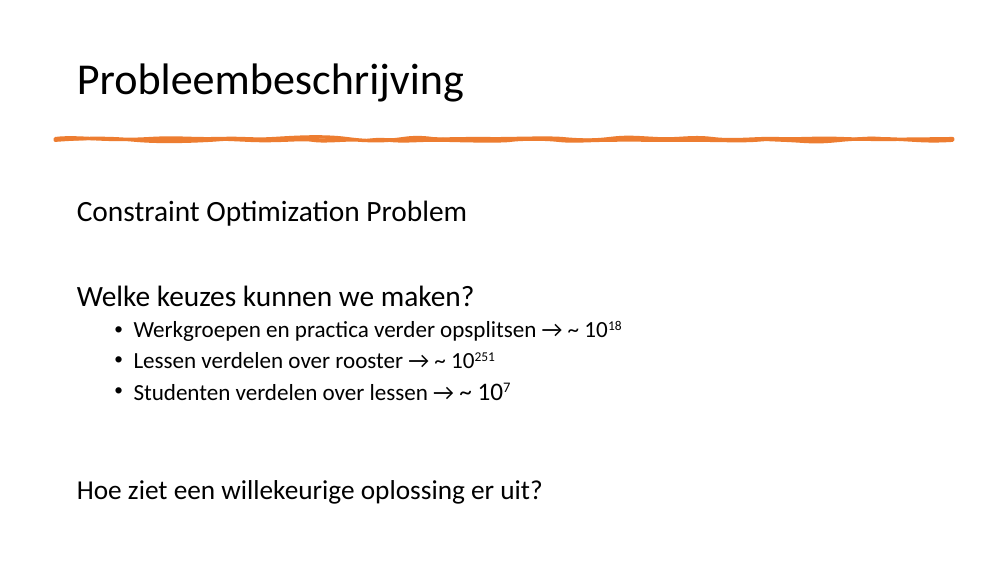
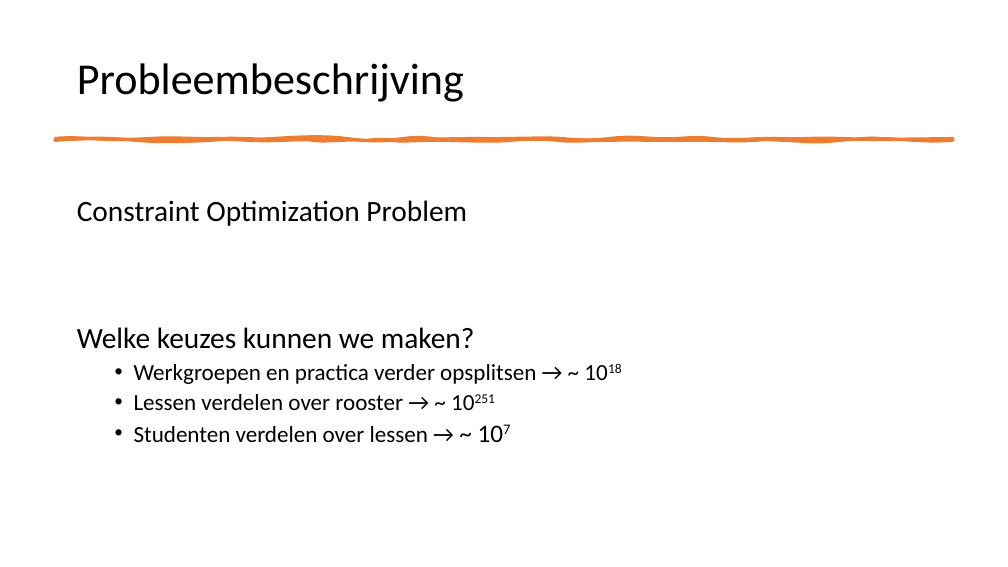
Before and after one commit to NinaAlblasMinorAI/RoosterRulers, a slide deck: slide 5 of doc/Presentatie.pptx. Drawn at 1008x567 pixels with LibreOffice and Linux fonts; fonts in the diff are those of the drawing. Boxes give left, top, right and bottom in pixels: in the first picture for what was removed or moved away, otherwise in the second. Text is boxed around its words. In the diff, an @@ line names an element or a change of style, - is before the commit and + after.

```diff
--- a/doc/Presentatie.pptx
+++ b/doc/Presentatie.pptx
@@ text at bbox=[77, 480, 542, 504]: paragraph removed @@
-Hoe ziet een willekeurige oplossing er uit?
```
Also in this commit, not shown: 11 other slides changed, 2 slides added, 1 other file.
